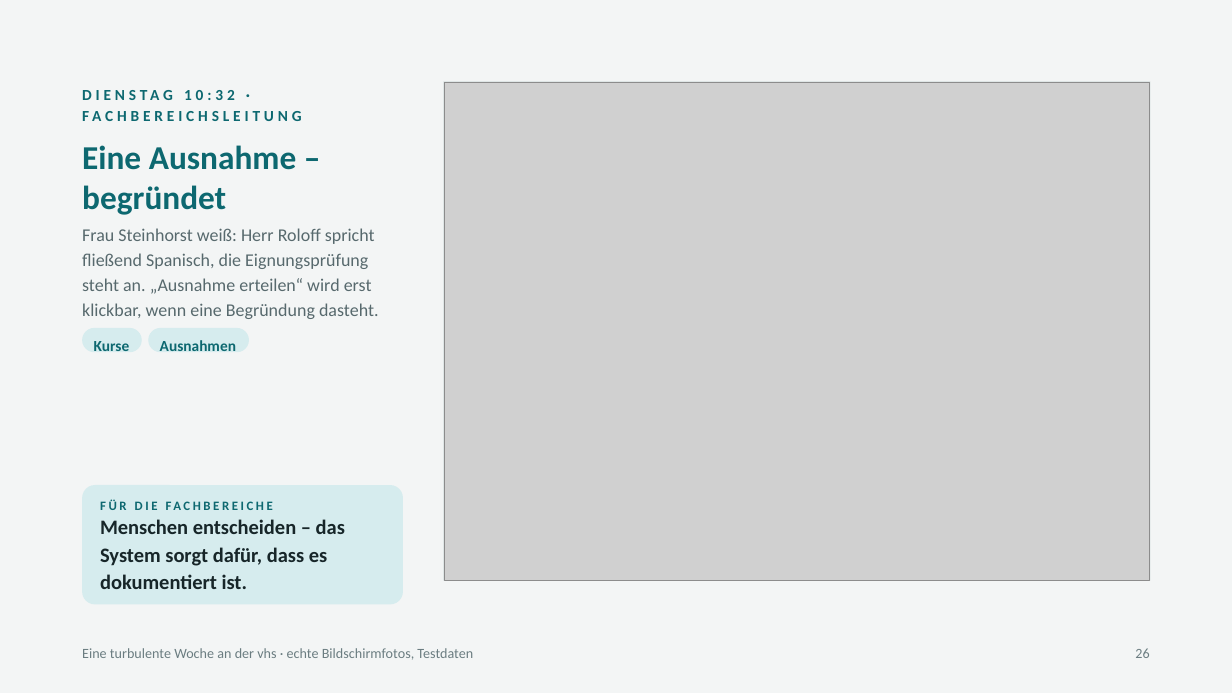
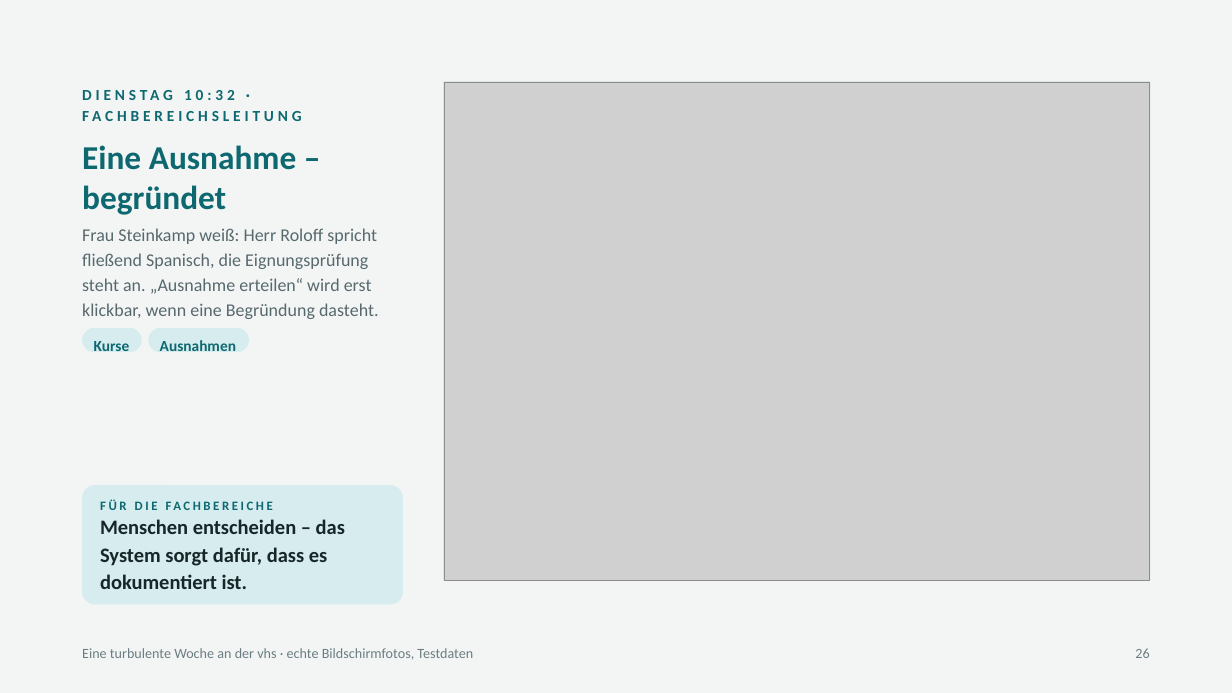
Before and after one commit to klaus-liebler/vibevhs, a slide deck: slide 26 of docs/praesentation/woche/woche.pptx. Drawn at 1232x693 pixels with LibreOffice and Linux fonts; fonts in the diff are those of the drawing; grey boxes stand for pictures. Boxes give left, top, right and bottom in pixels: in the first picture for what was removed or moved away, otherwise in the second. Text is boxed around its words. In the diff, an @@ line names an element or a change of style, - is before the commit and + after.

```diff
--- a/docs/praesentation/woche/woche.pptx
+++ b/docs/praesentation/woche/woche.pptx
@@ text at [82, 228, 379, 319]: text changed @@
-Frau Steinhorst weiß: Herr Roloff spricht fließend Spanisch, die Eignungsprüfung steht an. „Ausnahme erteilen“ wird erst klickbar, wenn eine Begründung dasteht.
+Frau Steinkamp weiß: Herr Roloff spricht fließend Spanisch, die Eignungsprüfung steht an. „Ausnahme erteilen“ wird erst klickbar, wenn eine Begründung dasteht.
```
Also in this commit, not shown: 25 other slides changed, 32 other files.
